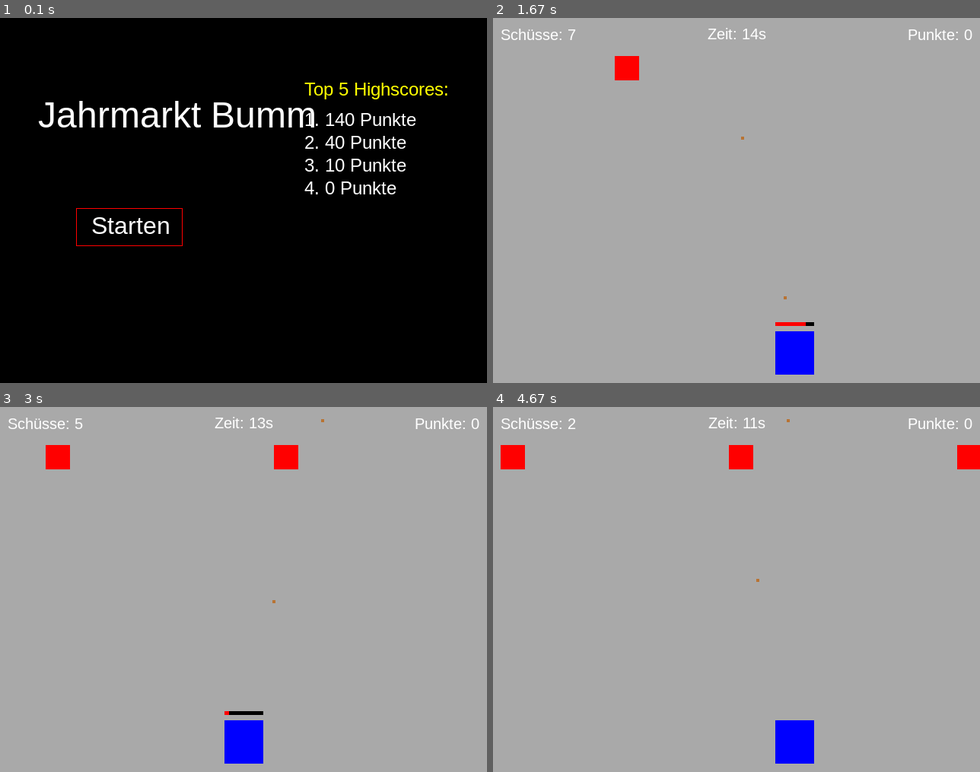
Above: before the commit, frames 1-4 (two rows, left to right).
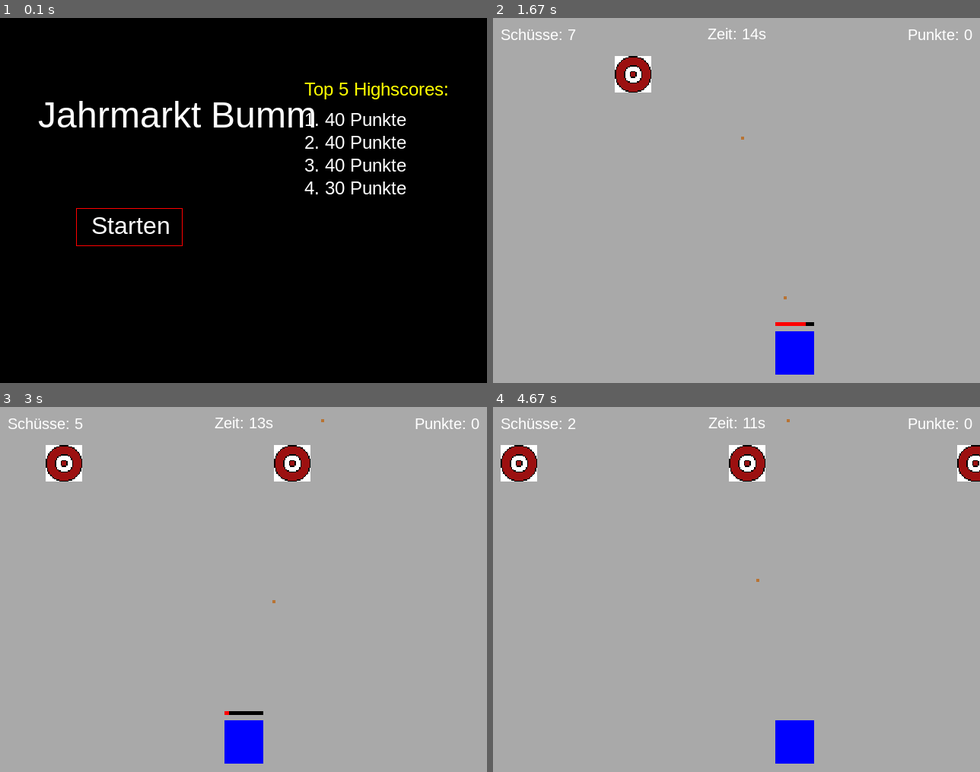
Above: after the commit, the same moments.

Repository: 25-26-1AHIF/pygameproject-JahrmarktBumm_Teodor_Simon
Game: pygame game, started from main.py
Same seed, same stepped clock (60 frames per second), same inputs: the game is played once before the commit and once after it.
Inputs:
- Up to frame 1 (0.1 s): no input
- Up to frame 2 (1.67 s): click "Starten" at 0.38 s; tap Space at 0.67, 1.07, 1.37, 1.57 s; hold D 1-1.47 s; hold D from 1.5 s (still down)
- Up to frame 3 (3 s): tap Space at 1.87, 2.07, 2.37, 2.63, 2.93 s; release D at 1.97 s; hold A 2-2.53 s; hold A 2.57-2.97 s
- Up to frame 4 (4.67 s): hold D 3-3.63 s; tap Space at 3.07, 3.37, 3.73, 4.03, 4.23, 4.53 s; hold A 3.67-4.13 s; hold D 4.17-4.63 s

The runs differ from the first frame. In frame 1, 0.7% of the frame differs, in the area x 66-86%, y 26-49%; in frame 2, 0.8%; in frame 3, 1.5%; in frame 4, 2.0%, in the area x 1-100%, y 10-21%.

Commit message:
Target Grafik

Diff:
--- a/game/target.py
+++ b/game/target.py
@@ -11,14 +11,15 @@
         self.y_pos = 50
         self.direction = 1
         self.speed = 2.5
+        self.image = pygame.image.load("Assets/Target_Sprito.png")
 
     def get_rect(self):
         return pygame.Rect(self.x_pos, self.y_pos, self.width, self.height)
 
     def update_and_draw(self):
         self.x_pos += self.speed * self.direction
-        pygame.draw.rect(self.screen, "red", self.get_rect())
-
+        #pygame.draw.rect(self.screen, "red", self.get_rect())
+        self.screen.blit(self.image, self.get_rect())
 
 class Targets:
     def __init__(self, screen: pygame.Surface):
--- a/highscores.json
+++ b/highscores.json
@@ -1 +1 @@
-[140, 40, 10, 0]
+[40, 40, 40, 30]
